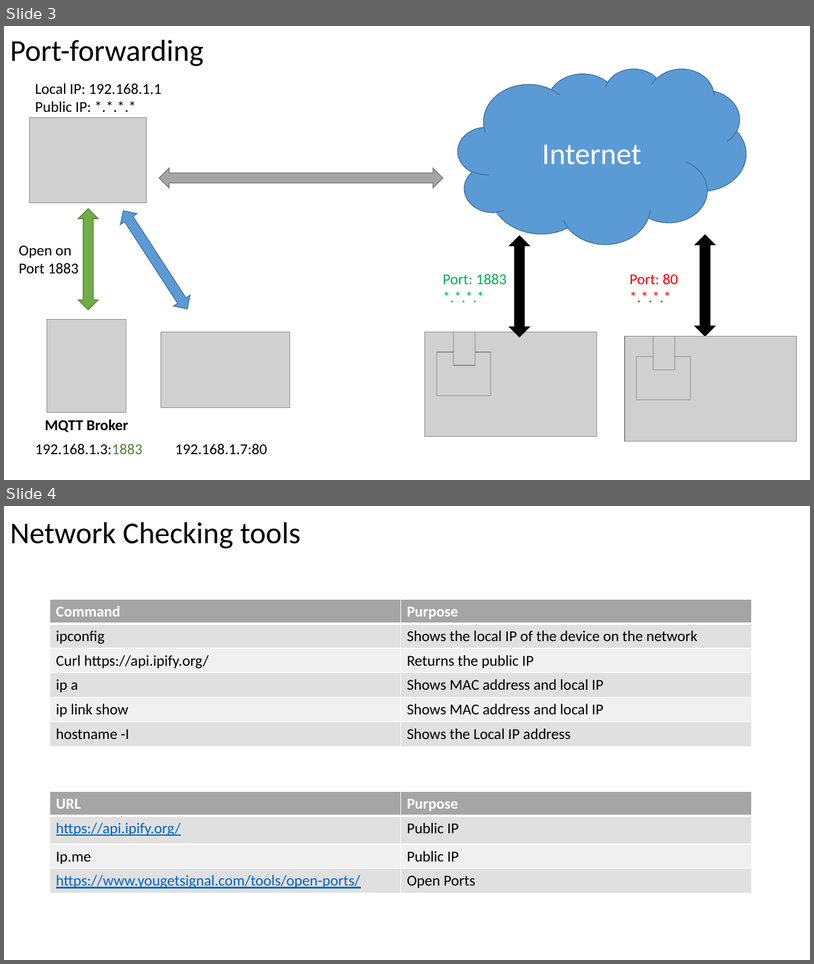
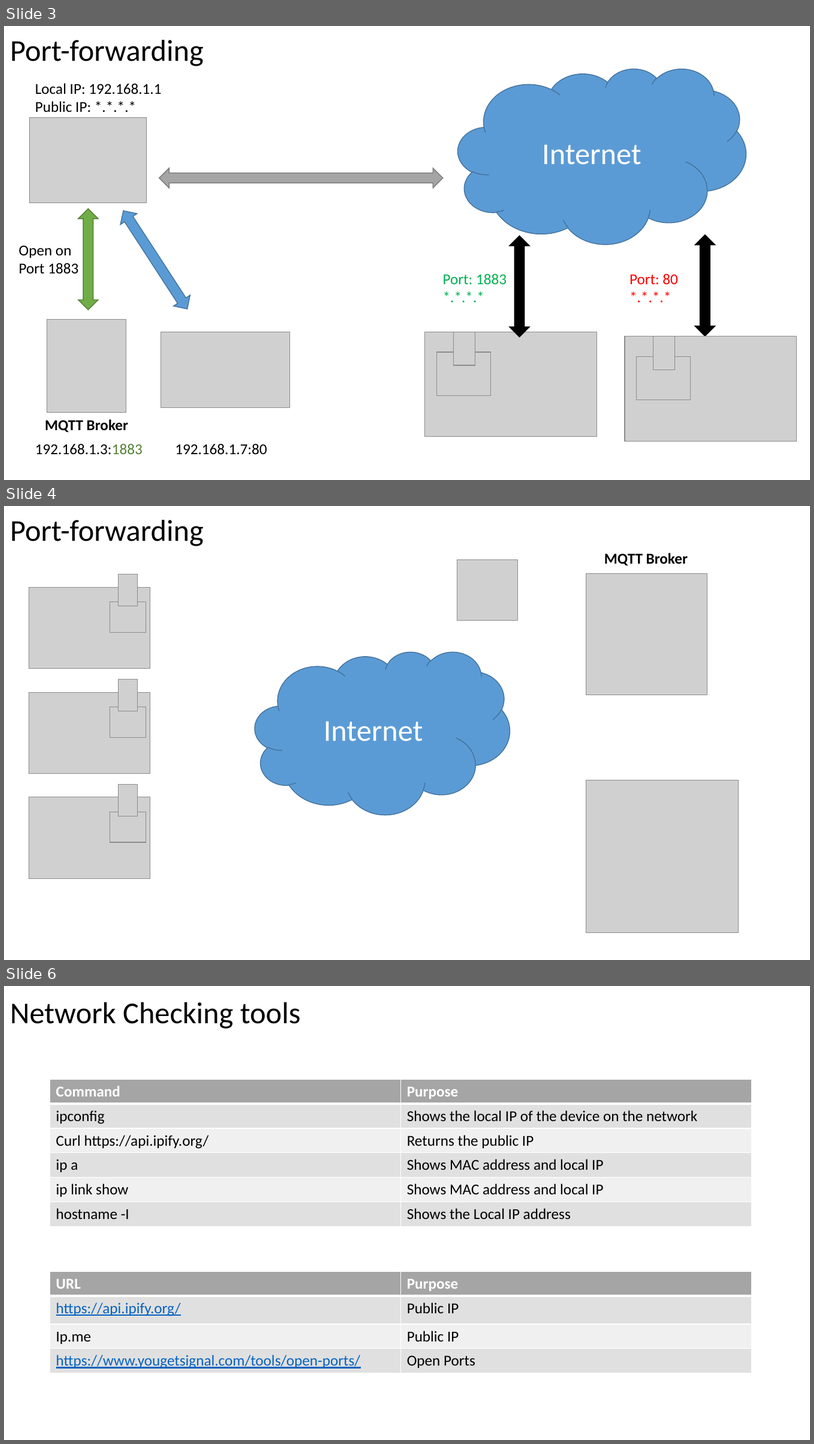
Before and after one commit to hamidrezaHemati/MQTT-AutoLock, a slide deck: Broker Setup and port forwarding/Wi-fi Modem Config & Port forwarding.pptx. Shown one above the other, each under a label of ours: slides 3 and 4 before the commit, slides 3, 4 and 6 after it; the slides between them are not shown. The pictures are 814x964 and 814x1444 pixels, drawn with LibreOffice and Linux fonts; fonts in the diff are those of the drawing; grey boxes stand for pictures. Boxes give left, top, right and bottom in pixels: in the first picture for what was removed or moved away, otherwise in the second. Text is boxed around its words. In the diff, an @@ line names an element or a change of style, - is before the commit and + after.

```diff
--- a/Broker Setup and port forwarding/Wi-fi Modem Config & Port forwarding.pptx
+++ b/Broker Setup and port forwarding/Wi-fi Modem Config & Port forwarding.pptx
@@ slide 4 added at (4, 506, 810, 960), background #FFFFFF @@
@@ title added at (10, 520, 204, 546), 36 pt, text #000000 @@
+Port-forwarding
@@ text added at (605, 553, 688, 566), 18 pt, text #000000, bold @@
+MQTT Broker
@@ picture added at (119, 574, 138, 606) @@
@@ picture added at (458, 560, 518, 621) @@
@@ picture added at (587, 574, 708, 695) @@
@@ picture added at (29, 587, 150, 669) @@
@@ picture added at (110, 601, 146, 633) @@
@@ cloud added at (255, 651, 510, 814), fill #5B9BD5, outline #43739E 1 pt, 36 pt, text #FFFFFF @@
+Internet
@@ picture added at (119, 679, 138, 711) @@
@@ picture added at (29, 693, 150, 774) @@
@@ picture added at (110, 706, 146, 737) @@
@@ picture added at (119, 784, 138, 816) @@
@@ picture added at (587, 780, 738, 932) @@
@@ picture added at (29, 797, 150, 879) @@
@@ picture added at (110, 811, 146, 843) @@
@@ what was slide 4 is now slide 6 @@
```
Also in this commit, not shown: 1 other slide added, 5 other files.
